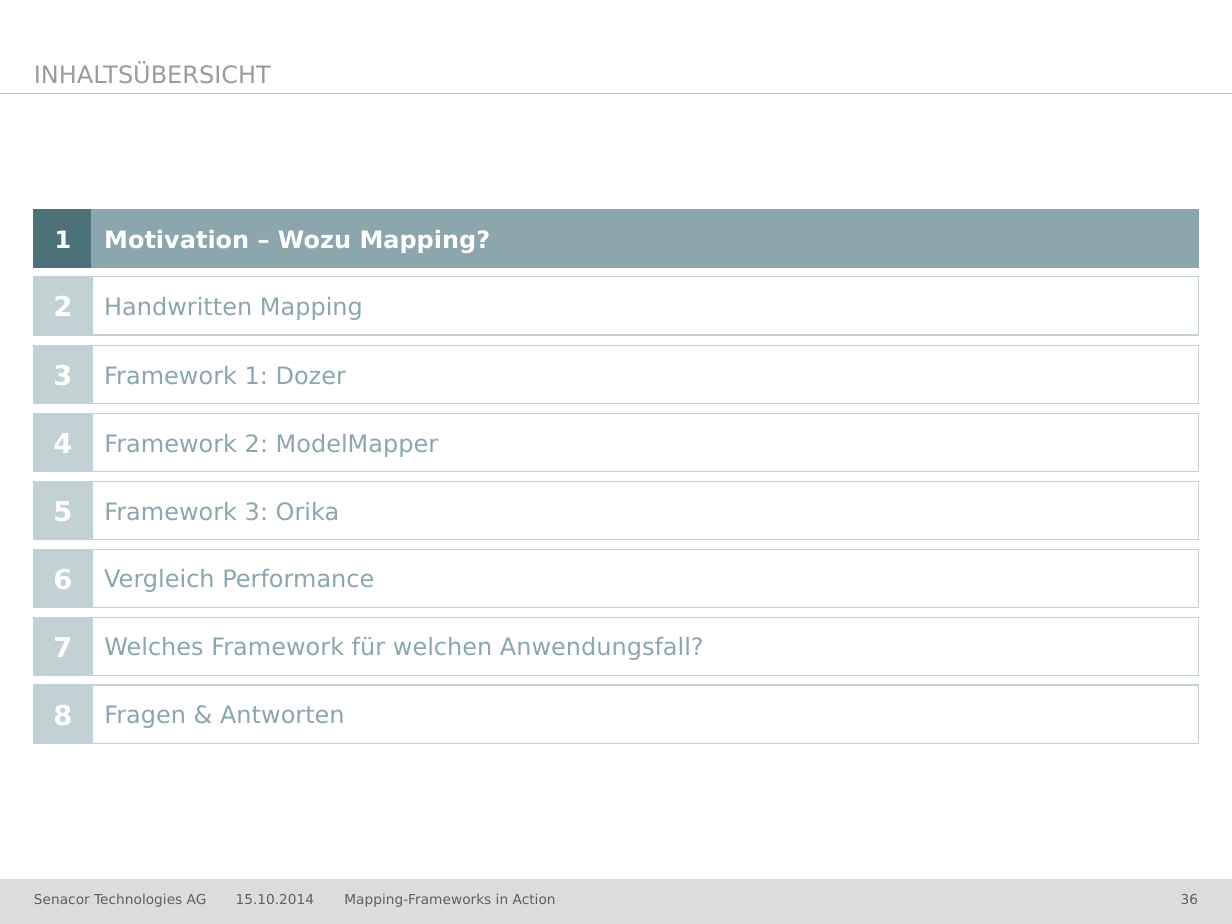
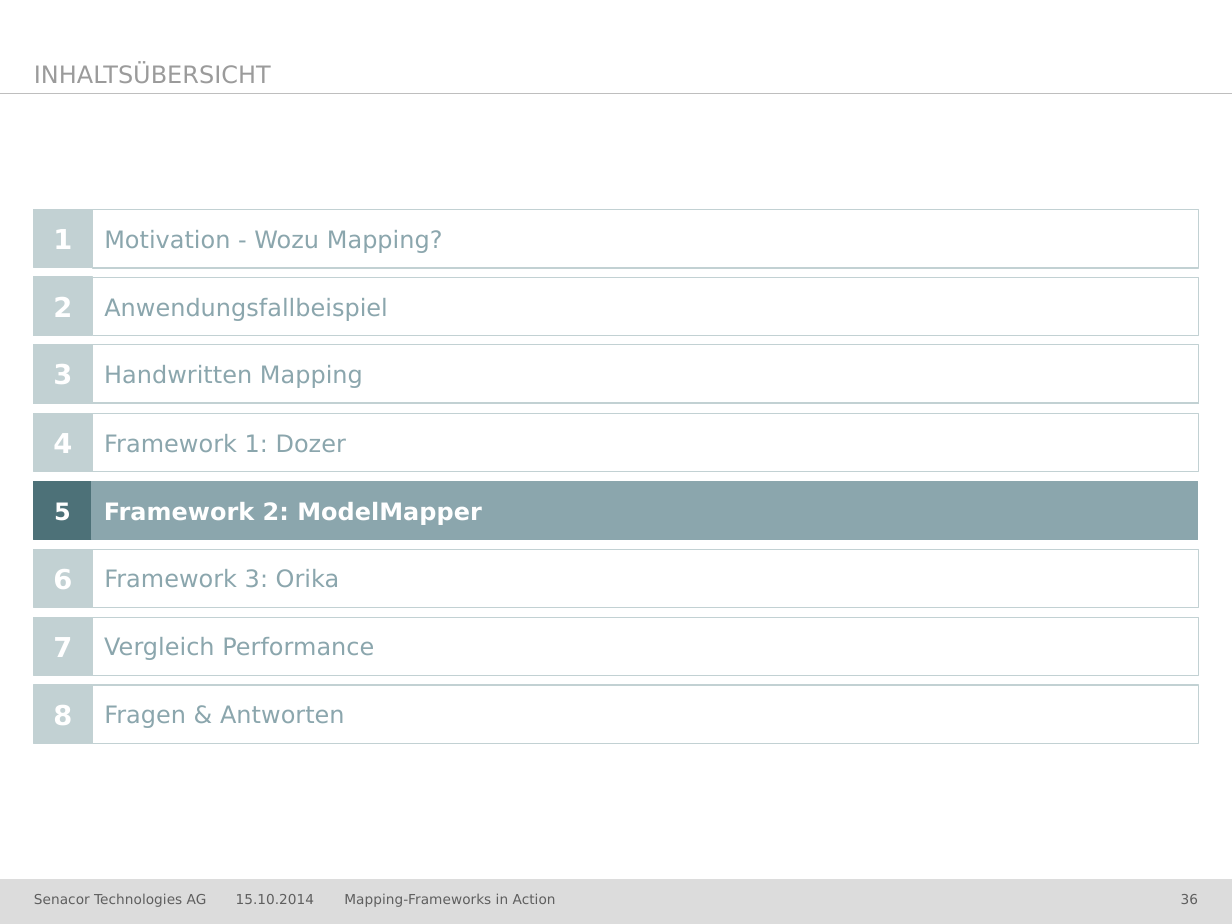
Before and after one commit to jschwalb/Mappings, a slide deck: slide 36 of presentation.pptx. Drawn at 1232x924 pixels with LibreOffice and Linux fonts; fonts in the diff are those of the drawing; background and template pictures are left out. Boxes give left, top, right and bottom in pixels: in the first picture for what was removed or moved away, otherwise in the second. Text is boxed around its words. In the diff, an @@ line names an element or a change of style, - is before the commit and + after.

```diff
--- a/presentation.pptx
+++ b/presentation.pptx
@@ rectangle "1" at (34,209,92,267): size 14 to 16 pt; fill #4D7178 to #C2D1D3; outline #4D7178 0.75 pt to #C2D1D3 0.75 pt @@
@@ rectangle "Motivation - Wozu Mapping?" at (92,209,1199,267): fill #8BA6AD to #FFFFFF; outline #8BA6AD 0.75 pt to #C2D1D3 0.75 pt @@
@@ text in rectangle at (104,230,443,253): text changed; text colour #FFFFFF to #8BA6AD; bold off @@
-Motivation – Wozu Mapping?
+Motivation - Wozu Mapping?
@@ rectangle added at (92,277,1199,335), fill #FFFFFF, outline #C2D1D3 0.75 pt, 14 pt, text #8BA6AD @@
+Anwendungsfallbeispiel
@@ rectangle added at (92,414,1199,472), fill #FFFFFF, outline #C2D1D3 0.75 pt, 14 pt, text #8BA6AD @@
+Framework 1: Dozer
@@ rectangle "5" at (33,482,91,540): size 16 to 14 pt; fill #C2D1D3 to #4D7178; outline #C2D1D3 0.75 pt to #4D7178 0.75 pt @@
@@ 3 rectangles: place and size @@
-3 rectangles at (92,277,1199,607)
+3 rectangles at (91,345,1199,675)
@@ rectangle "Framework 2: ModelMapper" at (91,482,1198,540): text colour #8BA6AD to #FFFFFF, bold on; fill #FFFFFF to #8BA6AD; outline #C2D1D3 0.75 pt to #8BA6AD 0.75 pt @@
@@ rectangle "Framework 3: Orika": place and size @@
-rectangle "Framework 3: Orika" at (92,482,1199,540)
+rectangle "Framework 3: Orika" at (92,549,1199,607)
@@ rectangle removed at (92,617,1199,675) @@
-Welches Framework für welchen Anwendungsfall?
```
Also in this commit, not shown: 17 other slides changed.
